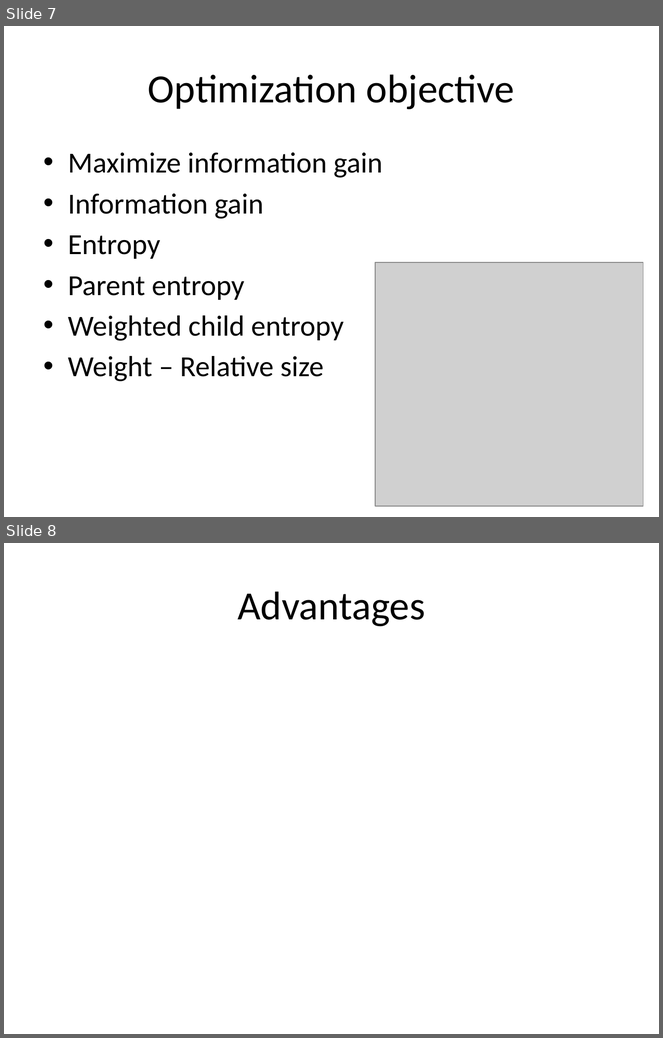
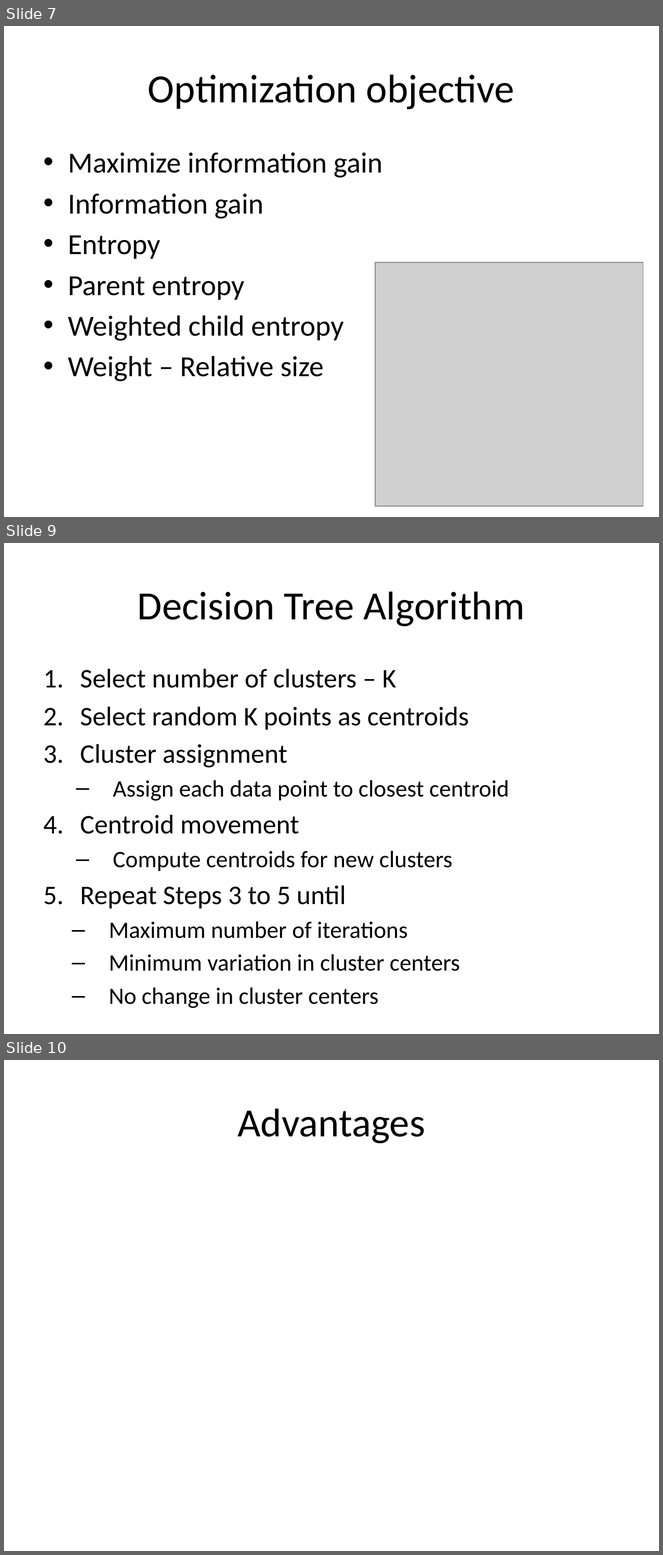
Before and after one commit to look4pritam/ArtificialIntelligence, a slide deck: MachineLearning/DecisionTree.pptx. Shown one above the other, each under a label of ours: slides 7 and 8 before the commit, slides 7, 9 and 10 after it; the slides between them are not shown. The pictures are 663x1038 and 663x1555 pixels, drawn with LibreOffice and Linux fonts; fonts in the diff are those of the drawing; grey boxes stand for pictures. Boxes give left, top, right and bottom in pixels: in the first picture for what was removed or moved away, otherwise in the second. Text is boxed around its words. In the diff, an @@ line names an element or a change of style, - is before the commit and + after.

```diff
--- a/MachineLearning/DecisionTree.pptx
+++ b/MachineLearning/DecisionTree.pptx
@@ slide 9 added at [4,543,659,1034], background #FFFFFF @@
@@ title added at [138,591,525,627], 44 pt, text #000000 @@
+Decision Tree Algorithm
@@ text added at [80,669,509,1008], 25.9 pt, text #000000 @@
+1. Select number of clusters – K
+2. Select random K points as centroids
+3. Cluster assignment
+  – Assign each data point to closest centroid
+4. Centroid movement
+  – Compute centroids for new clusters
+5. Repeat Steps 3 to 5 until
+  – Maximum number of iterations
+  – Minimum variation in cluster centers
+  – No change in cluster centers
@@ what was slide 8 is now slide 10 @@
```
Also in this commit, not shown: 2 slides changed, 1 other slide added.
